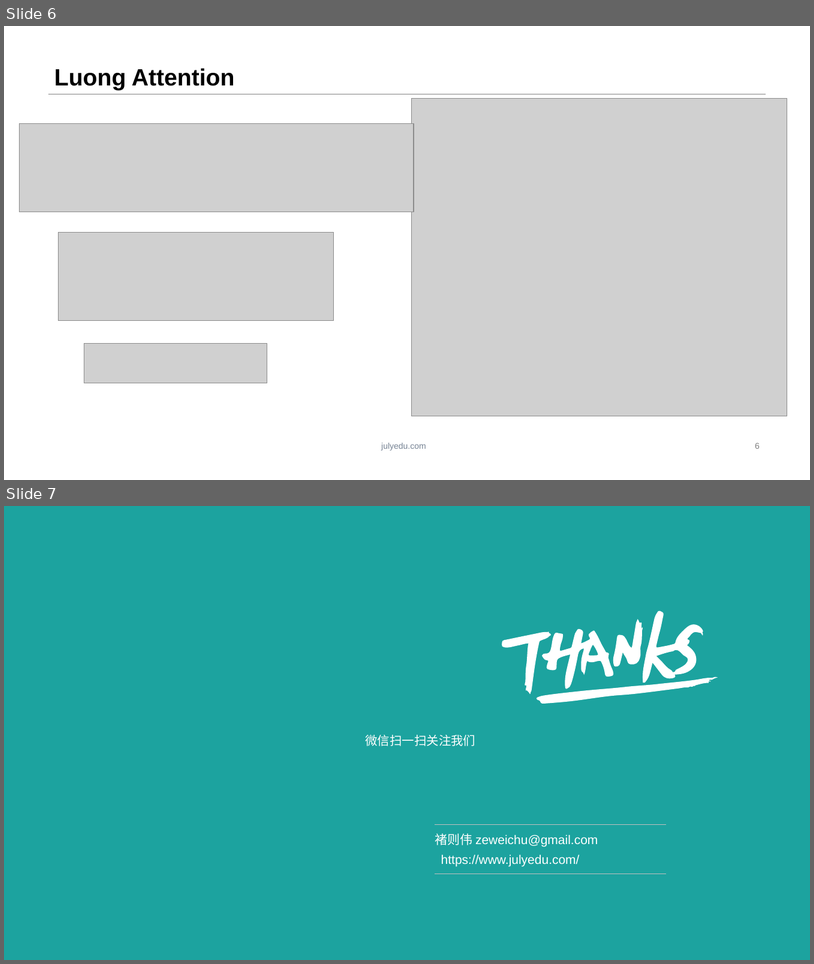
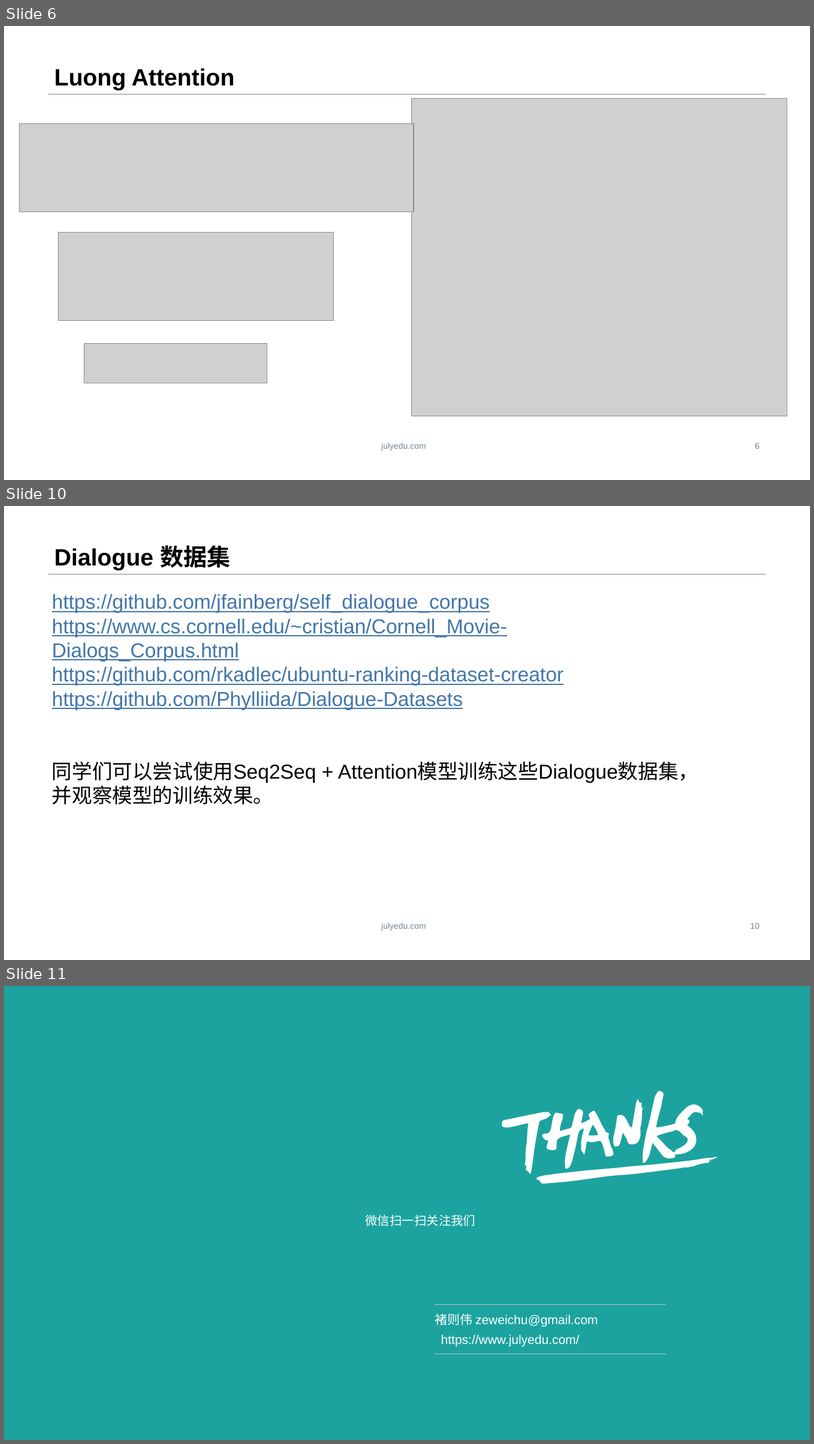
Before and after one commit to ZeweiChu/PyTorch-Course, a slide deck: 第七课seq2seq.pptx. Shown one above the other, each under a label of ours: slides 6 and 7 before the commit, slides 6, 10 and 11 after it; the slides between them are not shown. The pictures are 814x964 and 814x1444 pixels, drawn with LibreOffice and Linux fonts; fonts in the diff are those of the drawing; grey boxes stand for pictures; background and template pictures are left out. Boxes give left, top, right and bottom in pixels: in the first picture for what was removed or moved away, otherwise in the second. Text is boxed around its words. In the diff, an @@ line names an element or a change of style, - is before the commit and + after.

```diff
--- a/第七课seq2seq.pptx
+++ b/第七课seq2seq.pptx
@@ slide 10 added at (4,506,810,960), background #FFFFFF; not listed: 2 template elements that a slide beside it also shows @@
@@ title added at (54,545,230,570), 28 pt, text #000000, bold @@
+Dialogue 数据集
@@ text added at (52,594,699,804), 24 pt, text #4276AA, underline @@
+https://github.com/jfainberg/self_dialogue_corpus
+https://www.cs.cornell.edu/~cristian/Cornell_Movie-Dialogs_Corpus.html
+https://github.com/rkadlec/ubuntu-ranking-dataset-creator
+https://github.com/Phylliida/Dialogue-Datasets
+同学们可以尝试使用Seq2Seq + Attention模型训练这些Dialogue数据集，并观察模型的训练效果。
@@ page number added at (750,922,760,928), 10 pt, text #808080 @@
+10
@@ what was slide 7 is now slide 11 @@
```
Also in this commit, not shown: 1 slide changed, 3 other slides added, 1 other file.
